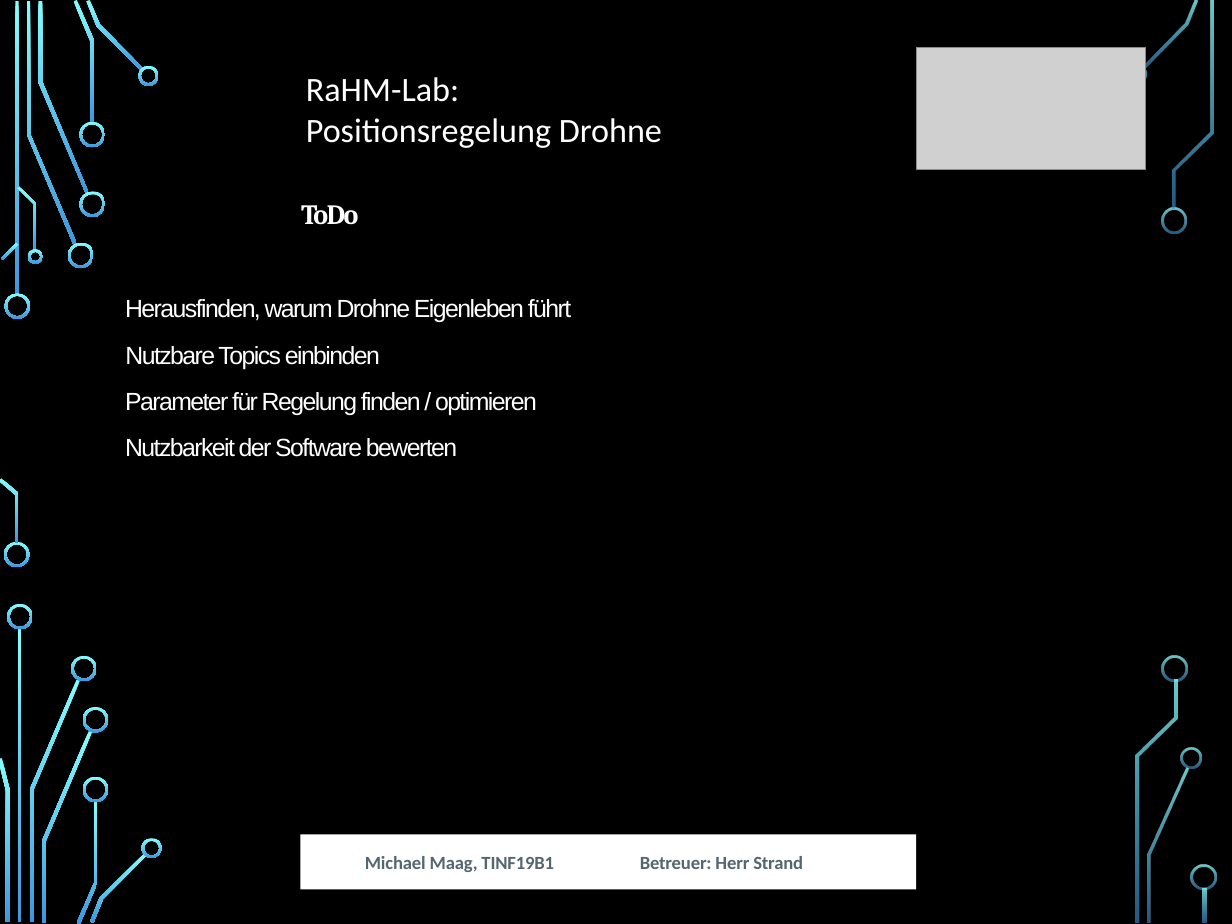
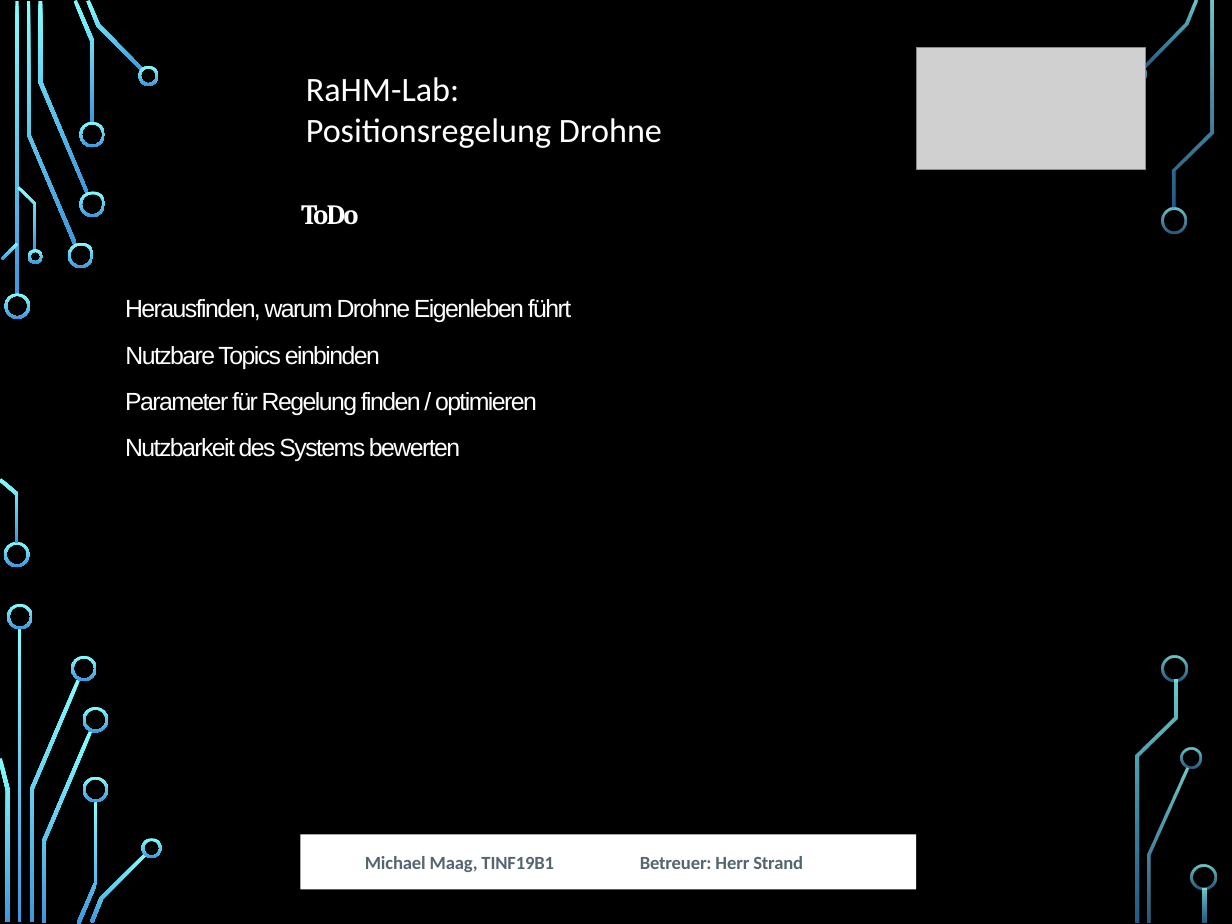
Before and after one commit to MobMonRob/ROSLabDrohne, a slide deck: slide 9 of Anforderungen/Zwischenpräsentation.pptx (slide 5 before the commit). Drawn at 1232x924 pixels with LibreOffice and Linux fonts; fonts in the diff are those of the drawing; grey boxes stand for pictures; background and template pictures are left out. Boxes give left, top, right and bottom in pixels: in the first picture for what was removed or moved away, otherwise in the second. Text is boxed around its words. In the diff, an @@ line names an element or a change of style, - is before the commit and + after.

Commit message:
Edited Presentation

```diff
--- a/Anforderungen/Zwischenpräsentation.pptx
+++ b/Anforderungen/Zwischenpräsentation.pptx
@@ text at bbox=[125, 438, 460, 461]: text changed @@
-Nutzbarkeit der Software bewerten
+Nutzbarkeit des Systems bewerten
```
Also in this commit, not shown: 3 other slides changed, 4 slides added.
